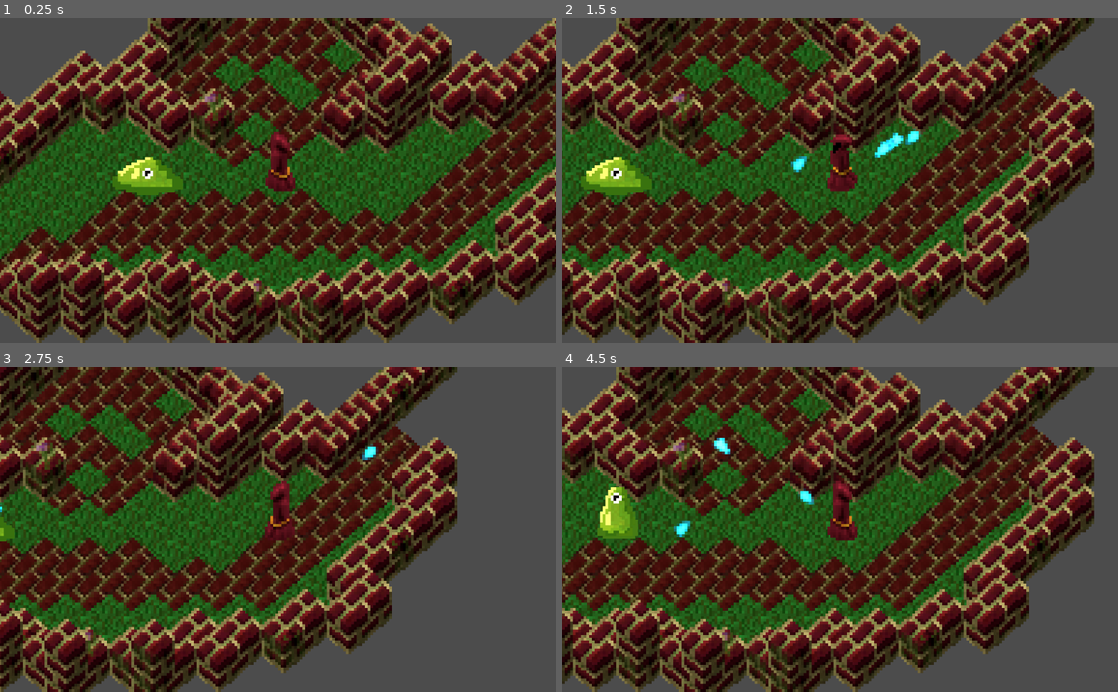
Above: before the commit, frames 1-4 (two rows, left to right).
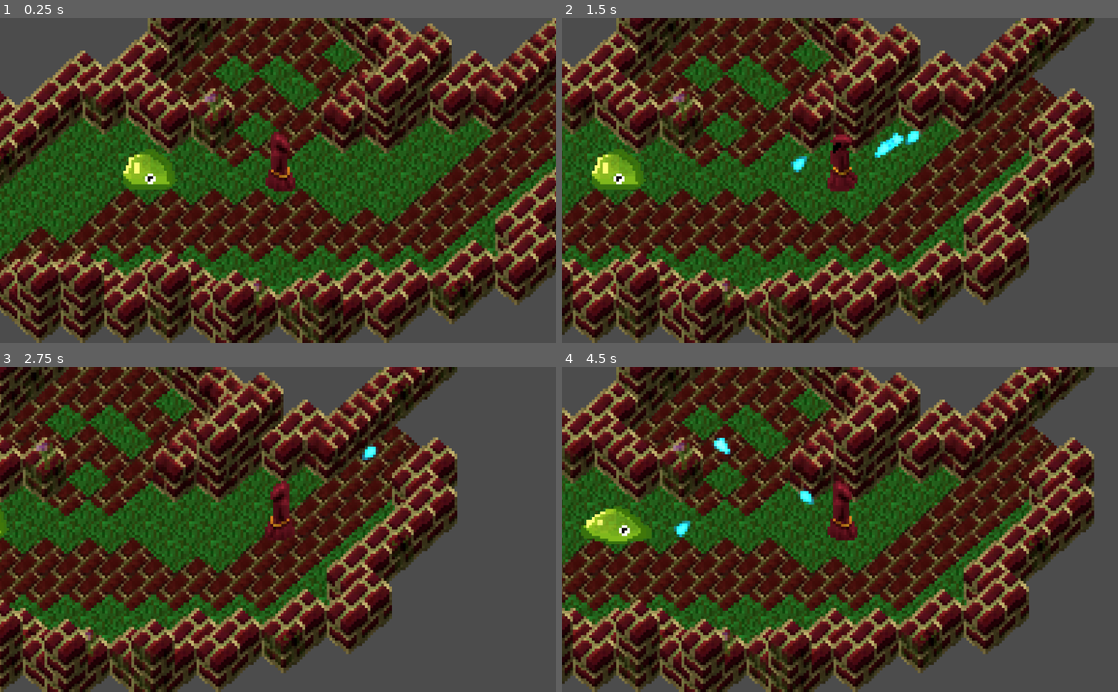
Above: after the commit, the same moments.

Repository: blue-voxel/ld43
Game: Godot game, scene res://maps/diamondTiles.tscn
Same seed, same stepped clock (60 frames per second), same inputs: the game is played once before the commit and once after it.
Inputs (mouse positions are in pixels of both pictures, inside the frame that each line leads up to):
- Up to frame 1 (0.25 s): no input
- Up to frame 2 (1.5 s): tap Enter at 0.5 s; move the mouse to (962, 164) at 0.52 s; press the mouse at (962, 164) at 0.53 s; hold Right (ui_right) 0.53-1.25 s; release the mouse at (962, 164) at 1.25 s; drag from (728, 196) to (890, 164) at 1.27 s
- Up to frame 3 (2.75 s): move the mouse to (333, 458) at 2.02 s; hold Right (ui_right) from 2.03 s (still down); tap Delete at 2.1 s
- Up to frame 4 (4.5 s): release Right (ui_right) at 2.75 s; drag from (812, 594) to (673, 480) at 2.77 s; move the mouse to (1006, 578) at 3.52 s; hold Left (ui_left) 3.53-4.25 s; tap C at 3.6 s; drag from (673, 480) to (756, 448) at 4.27 s

The runs differ from the first frame. In frame 1, 0.7% of the frame differs, in the area x 20-33%, y 40-55%; in frame 2, 0.7%; in frame 3, less than 0.1%; in frame 4, 1.0%, in the area x 3-17%, y 36-55%.

Commit message:
separated simpleMove.gd inot two and minor changes
removed input system from simpleMove and added playerMove which inherits from simpleMove and re-adds input. This is in prep for slime AI which will also use simpleMove.
Also removed some debug code, changed slime from Area2D to KB2D,  and renamed simpleMoveK2D to simpleMove (K2D is implied by folder structure) and

Diff:
--- a/enemies/slime.tscn
+++ b/enemies/slime.tscn
@@ -36,17 +36,17 @@
 "speed": 16.0
 } ]
 
-[node name="Area2D" type="Area2D"]
+[node name="KinematicBody2D" type="KinematicBody2D"]
 
 [node name="CollisionShape2D" type="CollisionShape2D" parent="."]
 rotation = 1.5708
-shape = SubResource( 2 )
+shape = SubResource( 1 )
 
 [node name="AnimatedSprite" type="AnimatedSprite" parent="."]
 position = Vector2( 0, -8 )
-frames = SubResource( 1 )
+frames = SubResource( 2 )
 animation = "reduced"
-frame = 4
+frame = 9
 playing = true
 
 [node name="Particles2D" type="Particles2D" parent="."]
--- a/maps/diamondTiles.tscn
+++ b/maps/diamondTiles.tscn
@@ -5,8 +5,8 @@
 [ext_resource path="res://tiles/diamondWall.tres" type="TileSet" id=3]
 [ext_resource path="res://scripts/node2D/adopt_instance.gd" type="Script" id=4]
 [ext_resource path="res://players/player.tscn" type="PackedScene" id=5]
-[ext_resource path="res://tiles/diamondWallUpper.tres" type="TileSet" id=6]
-[ext_resource path="res://enemies/slime.tscn" type="PackedScene" id=7]
+[ext_resource path="res://enemies/slime.tscn" type="PackedScene" id=6]
+[ext_resource path="res://tiles/diamondWallUpper.tres" type="TileSet" id=7]
 
 [sub_resource type="CanvasItemMaterial" id=1]
 
@@ -45,19 +45,19 @@
 topSpeed = 48.0
 damping = 0.2
 
+[node name="Slime" parent="level1" instance=ExtResource( 6 )]
+position = Vector2( -48, -33.625 )
+
 [node name="level2" type="TileMap" parent="."]
 material = SubResource( 1 )
 position = Vector2( 0, -10 )
-tile_set = ExtResource( 6 )
+tile_set = ExtResource( 7 )
 cell_size = Vector2( 16, 7 )
 cell_half_offset = 0
 cell_y_sort = true
 format = 1
 tile_data = PoolIntArray( -1048577, 0, 0, -983041, 4, 0, -1048576, 1, 0, -917506, 0, 0, -851970, 4, 0, -917503, 1, 0, - …(442 unchanged characters)…
 
-[node name="Slime" parent="." instance=ExtResource( 7 )]
-position = Vector2( -48, -33.625 )
-
 [connection signal="add_to_world" from="level1/Wizard/Sprite/weapon" to="level1" method="adopt"]
 
 [editable path="level1/Wizard"]
--- a/players/player.tscn
+++ b/players/player.tscn
@@ -1,57 +1,36 @@
 [gd_scene load_steps=7 format=2]
 
-[ext_resource path="res://scripts/KB2D/simpleMoveK2D.gd" type="Script" id=1]
+[ext_resource path="res://scripts/KB2D/playerMove.gd" type="Script" id=1]
 [ext_resource path="res://sprites/dev/wizard.png" type="Texture" id=2]
 [ext_resource path="res://scripts/sprite/Dir_look.gd" type="Script" id=3]
 [ext_resource path="res://scripts/node2D/player_weapon.gd" type="Script" id=4]
 [ext_resource path="res://MagicMissile.tscn" type="PackedScene" id=5]
 
 [sub_resource type="CapsuleShape2D" id=1]
-
-custom_solver_bias = 0.0
 radius = 4.0
 height = 2.0
 
 [node name="KinematicBody2D" type="KinematicBody2D"]
+position = Vector2( 0, -0.0969925 )
+collision_mask = 2
+script = ExtResource( 1 )
 
-position = Vector2( 0, -0.0969925 )
-input_pickable = false
-collision_layer = 1
-collision_mask = 2
-collision/safe_margin = 0.08
-script = ExtResource( 1 )
-_sections_unfolded = [ "Collision", "collision" ]
-topSpeed = 32.0
-damping = 0.5
-
-[node name="Sprite" type="Sprite" parent="." index="0"]
-
+[node name="Sprite" type="Sprite" parent="."]
 texture = ExtResource( 2 )
 offset = Vector2( 0.5, -3 )
 region_enabled = true
 region_rect = Rect2( 0, 0, 16, 32 )
 script = ExtResource( 3 )
-_sections_unfolded = [ "Offset", "Region" ]
-flipX = false
-direction = 270
 
-[node name="weapon" type="Node2D" parent="Sprite" index="0"]
-
+[node name="weapon" type="Node2D" parent="Sprite"]
 script = ExtResource( 4 )
 attack = ExtResource( 5 )
 
-[node name="cooldown" type="Timer" parent="Sprite/weapon" index="0"]
+[node name="cooldown" type="Timer" parent="Sprite/weapon"]
+wait_time = 0.2
 
-process_mode = 1
-wait_time = 0.2
-one_shot = false
-autostart = false
-
-[node name="CollisionShape2D" type="CollisionShape2D" parent="." index="1"]
-
-visible = false
+[node name="CollisionShape2D" type="CollisionShape2D" parent="."]
 rotation = 1.5708
 shape = SubResource( 1 )
-_sections_unfolded = [ "Transform" ]
 
 [connection signal="timeout" from="Sprite/weapon/cooldown" to="Sprite/weapon" method="set_ready"]
--- a/scripts/Area2D/projectile.gd
+++ b/scripts/Area2D/projectile.gd
@@ -19,7 +19,6 @@
 
 
 func on_hit(body):
-	print (body)
 	die()
 
 func die():
@@ -28,6 +27,5 @@
 func damage(amount):
 	die()
 
-
 func _on_hit(body):
 	pass # replace with function body
--- /dev/null
+++ b/scripts/KB2D/playerMove.gd
@@ -0,0 +1,4 @@
+extends "res://scripts/KB2D/simpleMove.gd"
+
+func _physics_process(delta):
+    .move(inMap.move * topSpeed, delta)
--- /dev/null
+++ b/scripts/KB2D/simpleMove.gd
@@ -0,0 +1,25 @@
+extends KinematicBody2D
+
+export (float) var topSpeed = 32 #maximum speed
+export (float) var damping = 0.5 #time (seconds) to reach top speed
+
+var cutoff = 0.1 #acceptable threshold to target speed
+var vel = Vector2()
+
+func move(target, delta):
+    if 0 < damping:
+        var dVel = target - vel #difference between target velocity and current velocity
+        if cutoff < dVel.length_squared():
+            vel += dVel.normalized() * topSpeed * delta / damping #normalized() ensures that acceleration is constant (not proportional to distance to target). Note that this line affects acceleration, not speed
+        else:
+            vel = target
+    else:
+        vel = target
+
+    move_and_slide(vel)
+
+func _ready():
+	pass
+
+func _physics_process(delta):
+	pass
--- a/scripts/KB2D/simpleMoveK2D.gd
+++ /dev/null
@@ -1,24 +0,0 @@
-extends KinematicBody2D
-
-export (float) var topSpeed = 32 #maximum speed
-export (float) var damping = 0.5 #time (seconds) to reach top speed
-
-var cutoff = 0.1 #acceptable threshold to target speed
-var vel = Vector2()
-
-func _ready():
-	pass
-
-func _physics_process(delta):
-	var target = inMap.move * topSpeed
-	if 0 < damping:
-		var dVel = target - vel #difference between target velocity and current velocity
-		if cutoff < dVel.length_squared():
-			vel += dVel.normalized() * topSpeed * delta / damping #normalized() ensures that acceleration is constant (not proportional to distance to target). Note that this line affects acceleration, not speed
-		else:
-			vel = target
-	else:
-		vel = target
-
-	move_and_slide(vel)
-	pass
Not shown: 1 places in enemies/slime.tscn that only renumber resources
